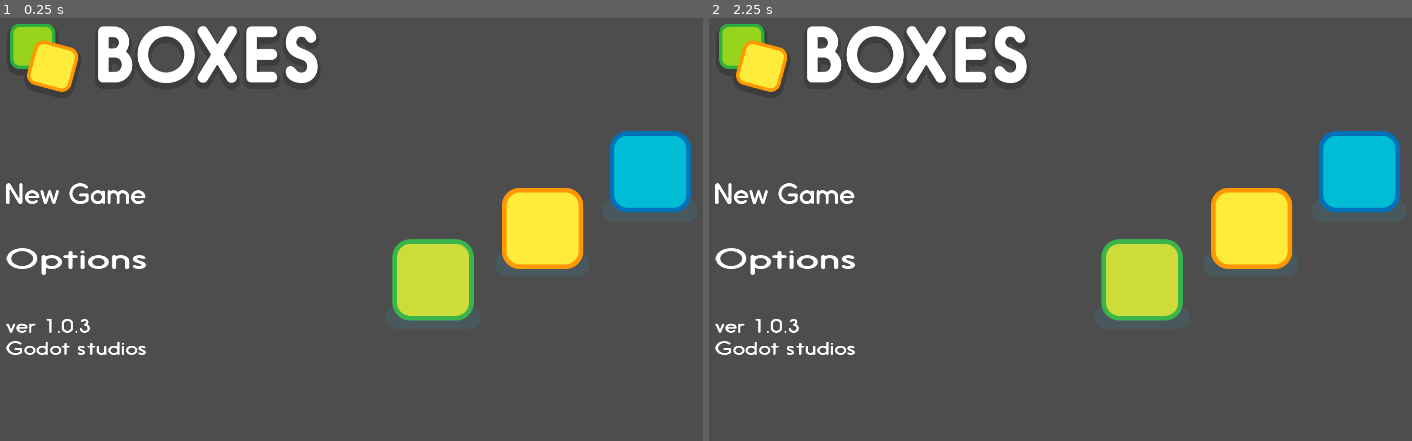
Above: before the commit, frames 1-2 (left to right).
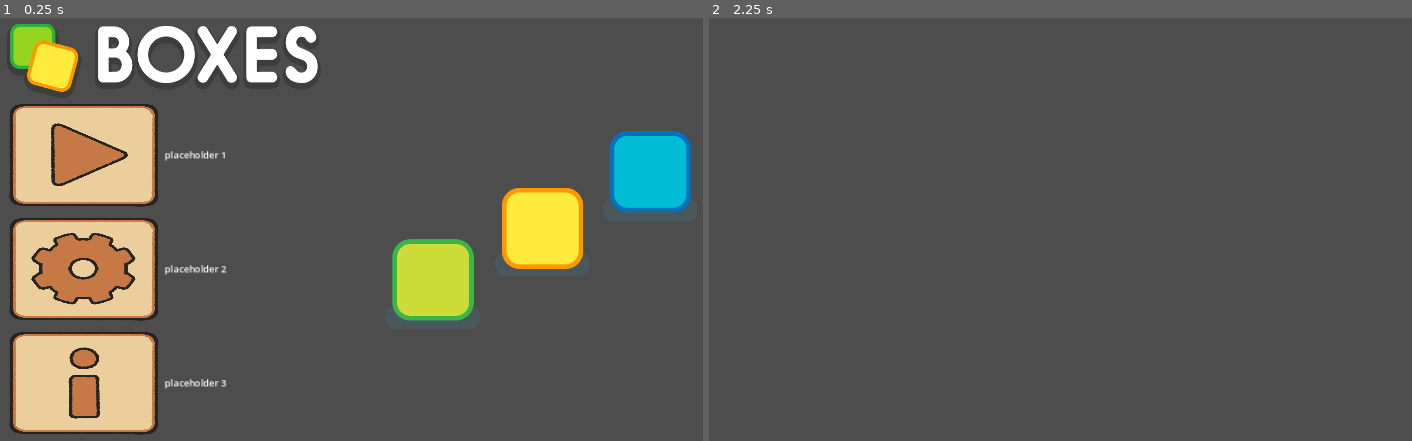
Above: after the commit, the same moments.

Repository: soetgdeznsgk/GGJ24---Fat-Cat-Fest
Game: Godot game, scene res://Escenas/Menus/menu_principal.tscn
Two runs of this game, one before a commit and one after it. Both use one fixed random seed, a clock stepped at 60 frames per second and the inputs below.
Inputs (mouse positions are in pixels of both pictures, inside the frame that each line leads up to):
- Up to frame 1 (0.25 s): no input
- Up to frame 2 (2.25 s): click (793, 267) at 0.52 s; click (793, 381) at 1.27 s; click (793, 153) at 2.02 s

The runs differ from the first frame. In frame 1, 16% of the frame differs, in the area x 0-33%, y 20-99%; in frame 2, 11%.

Commit message:
Menú principal (hasta donde vamos) con botones
button go brrr

Diff:
--- /dev/null
+++ b/Escenas/Menus/menu_principal.gd
@@ -0,0 +1,46 @@
+extends Control
+
+
+# Called when the node enters the scene tree for the first time.
+func _ready():
+	pass # Replace with function body.
+
+
+# Called every frame. 'delta' is the elapsed time since the previous frame.
+func _process(delta):
+	pass
+
+
+func _on_play_button_pressed():
+	get_tree().change_scene_to_file("res://Escenas/Maingame/Maingame.tscn")
+
+func _on_play_button_mouse_entered():
+	pass # Replace with function body.
+
+
+func _on_play_button_mouse_exited():
+	pass # Replace with function body.
+
+
+func _on_option_button_pressed():
+	pass # Replace with function body.
+
+
+func _on_option_button_mouse_entered():
+	pass # Replace with function body.
+
+
+func _on_option_button_mouse_exited():
+	pass # Replace with function body.
+
+
+func _on_credits_button_pressed():
+	pass # Replace with function body.
+
+
+func _on_credits_button_mouse_entered():
+	pass # Replace with function body.
+
+
+func _on_credits_button_mouse_exited():
+	pass # Replace with function body.
--- a/Escenas/Menus/menu_principal.tscn
+++ b/Escenas/Menus/menu_principal.tscn
@@ -1,9 +1,10 @@
-[gd_scene load_steps=6 format=3 uid="uid://wibtjjyhafg4"]
+[gd_scene load_steps=7 format=3 uid="uid://wibtjjyhafg4"]
 
 [ext_resource type="Texture2D" uid="uid://c227a36smrurt" path="res://Escenas/Menus/Placeholders/title.png" id="1_2cr15"]
-[ext_resource type="Texture2D" uid="uid://d138cmmsgjnxe" path="res://Escenas/Menus/Placeholders/label_new_game.png" id="2_m54ko"]
-[ext_resource type="Texture2D" uid="uid://dxnx81uhstb8i" path="res://Escenas/Menus/Placeholders/label_options.png" id="3_h2rat"]
-[ext_resource type="Texture2D" uid="uid://4hnl8t0vmcq8" path="res://Escenas/Menus/Placeholders/version.png" id="4_a6ilk"]
+[ext_resource type="Script" path="res://Escenas/Menus/menu_principal.gd" id="1_vn785"]
+[ext_resource type="Texture2D" uid="uid://x886cltnkwtt" path="res://Escenas/Menus/Buttons/PlayButton.png" id="3_lrni4"]
+[ext_resource type="Texture2D" uid="uid://dxkx5w2qurkf3" path="res://Escenas/Menus/Buttons/OptionsButton.png" id="4_jvwwr"]
+[ext_resource type="Texture2D" uid="uid://c7ru10qr3mnrv" path="res://Escenas/Menus/Buttons/InfoButton.png" id="5_kukgg"]
 [ext_resource type="Texture2D" uid="uid://2w4i8bs40b7c" path="res://Escenas/Menus/Placeholders/characters.png" id="5_msp6e"]
 
 [node name="Control" type="Control"]
@@ -13,6 +14,7 @@
 anchor_bottom = 1.0
 grow_horizontal = 2
 grow_vertical = 2
+script = ExtResource("1_vn785")
 metadata/_edit_lock_ = true
 
 [node name="MenuPrincipal" type="MarginContainer" parent="."]
@@ -26,6 +28,7 @@
 theme_override_constants/margin_top = 30
 theme_override_constants/margin_right = 40
 theme_override_constants/margin_bottom = 30
+metadata/_edit_lock_ = true
 
 [node name="HBoxContainer" type="HBoxContainer" parent="MenuPrincipal"]
 layout_mode = 2
@@ -37,25 +40,66 @@
 layout_mode = 2
 texture = ExtResource("1_2cr15")
 
-[node name="VBoxContainer" type="VBoxContainer" parent="MenuPrincipal/HBoxContainer/VBoxContainer"]
+[node name="HBoxContainer" type="HBoxContainer" parent="MenuPrincipal/HBoxContainer/VBoxContainer"]
 layout_mode = 2
-size_flags_horizontal = 0
-size_flags_vertical = 6
-theme_override_constants/separation = 75
+size_flags_vertical = 3
+
+[node name="VBoxContainer" type="VBoxContainer" parent="MenuPrincipal/HBoxContainer/VBoxContainer/HBoxContainer"]
+layout_mode = 2
+size_flags_horizontal = 3
+theme_override_constants/separation = 10
 alignment = 1
 
-[node name="Play" type="TextureRect" parent="MenuPrincipal/HBoxContainer/VBoxContainer/VBoxContainer"]
+[node name="HBoxContainer" type="HBoxContainer" parent="MenuPrincipal/HBoxContainer/VBoxContainer/HBoxContainer/VBoxContainer"]
 layout_mode = 2
-texture = ExtResource("2_m54ko")
+size_flags_vertical = 3
 
-[node name="Options" type="TextureRect" parent="MenuPrincipal/HBoxContainer/VBoxContainer/VBoxContainer"]
+[node name="PlayButton" type="TextureButton" parent="MenuPrincipal/HBoxContainer/VBoxContainer/HBoxContainer/VBoxContainer/HBoxContainer"]
 layout_mode = 2
-texture = ExtResource("3_h2rat")
+size_flags_horizontal = 3
+size_flags_vertical = 3
+texture_normal = ExtResource("3_lrni4")
+ignore_texture_size = true
+stretch_mode = 0
 
-[node name="Credits" type="TextureRect" parent="MenuPrincipal/HBoxContainer/VBoxContainer/VBoxContainer"]
+[node name="Label" type="Label" parent="MenuPrincipal/HBoxContainer/VBoxContainer/HBoxContainer/VBoxContainer/HBoxContainer"]
 layout_mode = 2
-size_flags_vertical = 8
-texture = ExtResource("4_a6ilk")
+size_flags_horizontal = 3
+text = "placeholder 1"
+
+[node name="HBoxContainer2" type="HBoxContainer" parent="MenuPrincipal/HBoxContainer/VBoxContainer/HBoxContainer/VBoxContainer"]
+layout_mode = 2
+size_flags_vertical = 3
+
+[node name="OptionButton" type="TextureButton" parent="MenuPrincipal/HBoxContainer/VBoxContainer/HBoxContainer/VBoxContainer/HBoxContainer2"]
+layout_mode = 2
+size_flags_horizontal = 3
+size_flags_vertical = 3
+texture_normal = ExtResource("4_jvwwr")
+ignore_texture_size = true
+stretch_mode = 0
+
+[node name="Label" type="Label" parent="MenuPrincipal/HBoxContainer/VBoxContainer/HBoxContainer/VBoxContainer/HBoxContainer2"]
+layout_mode = 2
+size_flags_horizontal = 3
+text = "placeholder 2"
+
+[node name="HBoxContainer3" type="HBoxContainer" parent="MenuPrincipal/HBoxContainer/VBoxContainer/HBoxContainer/VBoxContainer"]
+layout_mode = 2
+size_flags_vertical = 3
+
+[node name="CreditsButton" type="TextureButton" parent="MenuPrincipal/HBoxContainer/VBoxContainer/HBoxContainer/VBoxContainer/HBoxContainer3"]
+layout_mode = 2
+size_flags_horizontal = 3
+size_flags_vertical = 3
+texture_normal = ExtResource("5_kukgg")
+ignore_texture_size = true
+stretch_mode = 0
+
+[node name="Label" type="Label" parent="MenuPrincipal/HBoxContainer/VBoxContainer/HBoxContainer/VBoxContainer/HBoxContainer3"]
+layout_mode = 2
+size_flags_horizontal = 3
+text = "placeholder 3"
 
 [node name="CenterContainer" type="CenterContainer" parent="MenuPrincipal/HBoxContainer"]
 layout_mode = 2
@@ -64,3 +108,13 @@
 [node name="Imagen" type="TextureRect" parent="MenuPrincipal/HBoxContainer/CenterContainer"]
 layout_mode = 2
 texture = ExtResource("5_msp6e")
+
+[connection signal="mouse_entered" from="MenuPrincipal/HBoxContainer/VBoxContainer/HBoxContainer/VBoxContainer/HBoxContainer/PlayButton" to="." method="_on_play_button_mouse_entered"]
+[connection signal="mouse_exited" from="MenuPrincipal/HBoxContainer/VBoxContainer/HBoxContainer/VBoxContainer/HBoxContainer/PlayButton" to="." method="_on_play_button_mouse_exited"]
+[connection signal="pressed" from="MenuPrincipal/HBoxContainer/VBoxContainer/HBoxContainer/VBoxContainer/HBoxContainer/PlayButton" to="." method="_on_play_button_pressed"]
+[connection signal="mouse_entered" from="MenuPrincipal/HBoxContainer/VBoxContainer/HBoxContainer/VBoxContainer/HBoxContainer2/OptionButton" to="." method="_on_option_button_mouse_entered"]
+[connection signal="mouse_exited" from="MenuPrincipal/HBoxContainer/VBoxContainer/HBoxContainer/VBoxContainer/HBoxContainer2/OptionButton" to="." method="_on_option_button_mouse_exited"]
+[connection signal="pressed" from="MenuPrincipal/HBoxContainer/VBoxContainer/HBoxContainer/VBoxContainer/HBoxContainer2/OptionButton" to="." method="_on_option_button_pressed"]
+[connection signal="mouse_entered" from="MenuPrincipal/HBoxContainer/VBoxContainer/HBoxContainer/VBoxContainer/HBoxContainer3/CreditsButton" to="." method="_on_credits_button_mouse_entered"]
+[connection signal="mouse_exited" from="MenuPrincipal/HBoxContainer/VBoxContainer/HBoxContainer/VBoxContainer/HBoxContainer3/CreditsButton" to="." method="_on_credits_button_mouse_exited"]
+[connection signal="pressed" from="MenuPrincipal/HBoxContainer/VBoxContainer/HBoxContainer/VBoxContainer/HBoxContainer3/CreditsButton" to="." method="_on_credits_button_pressed"]
Binary file added: Escenas/Menus/Buttons/InfoButton.png
Not shown, added: Escenas/Menus/Buttons/InfoButton.png.import
Binary file added: Escenas/Menus/Buttons/OptionsButton.png
Not shown, added: Escenas/Menus/Buttons/OptionsButton.png.import
Binary file added: Escenas/Menus/Buttons/PlayButton.png
Not shown, added: Escenas/Menus/Buttons/PlayButton.png.import
